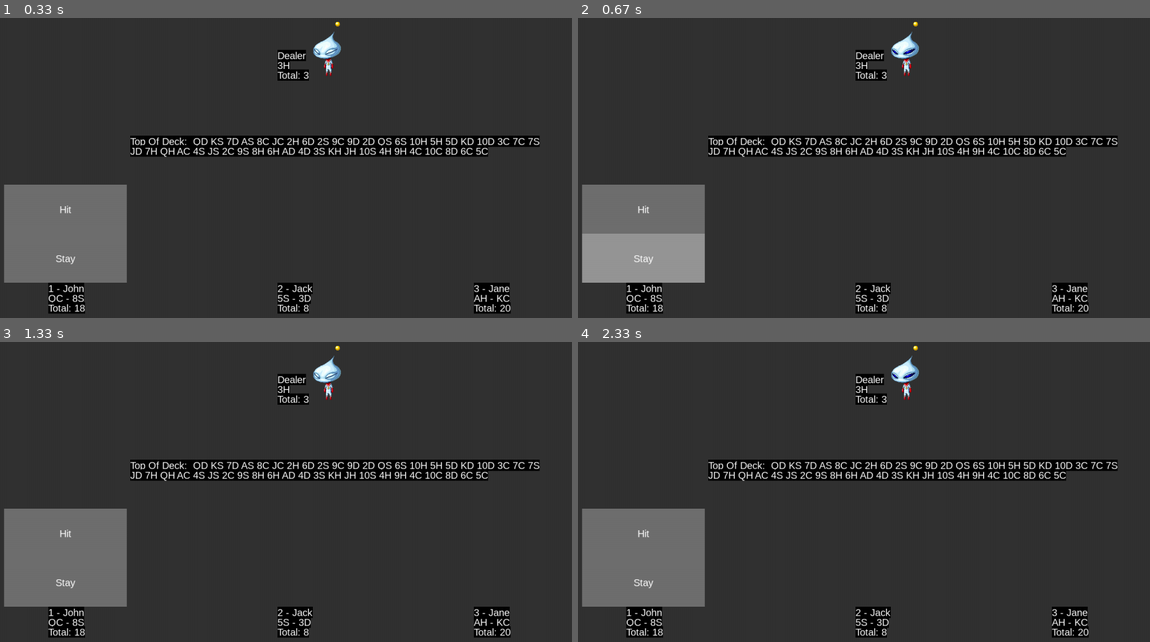
Above: before the commit, frames 1-4 (two rows, left to right).
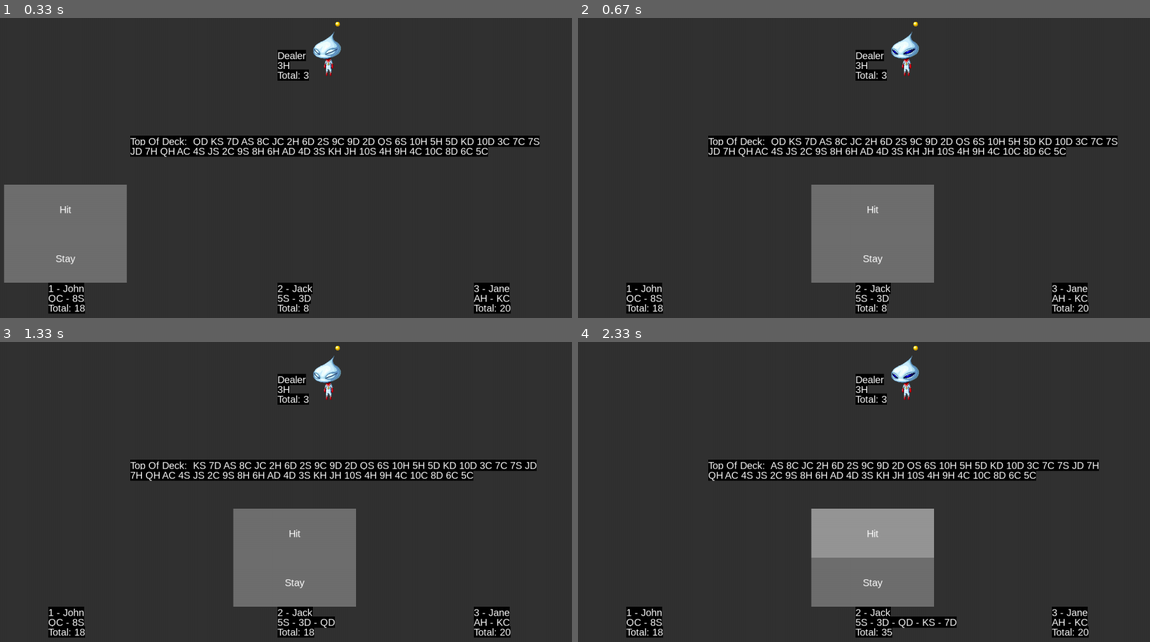
Above: after the commit, the same moments.

Repository: ekoret/blackjack-py
Game: pygame game, started from main.py
Two runs of this game, one before a commit and one after it. Both use one fixed random seed, a clock stepped at 60 frames per second and the inputs below.
Inputs (mouse positions are in pixels of both pictures, inside the frame that each line leads up to):
- Up to frame 1 (0.33 s): no input
- Up to frame 2 (0.67 s): click "Stay" at 0.38 s
- Up to frame 3 (1.33 s): click (280, 534) at 0.72 s; click (97, 450) at 1.05 s
- Up to frame 4 (2.33 s): click (926, 543) at 1.38 s; click (869, 378) at 1.72 s; click (864, 549) at 2.05 s

Frame 1 is identical in both runs. In frame 2, 14% of the frame differs, in the area x 0-63%, y 55-89%; in frame 3, 16%; in frame 4, 17%, in the area x 0-95%, y 39-99%.

Commit message:
update string check

Diff:
--- a/game.py
+++ b/game.py
@@ -115,7 +115,7 @@
                             current_player = self.players[self.current_player_turn]
                             current_player.add_card(self.deck.deal_card())
 
-                        if (button.text.lower() == "pass"):
+                        if (button.text.lower() == "stay"):
                             # pass current player turn
                             self.current_player_turn += 1
 
